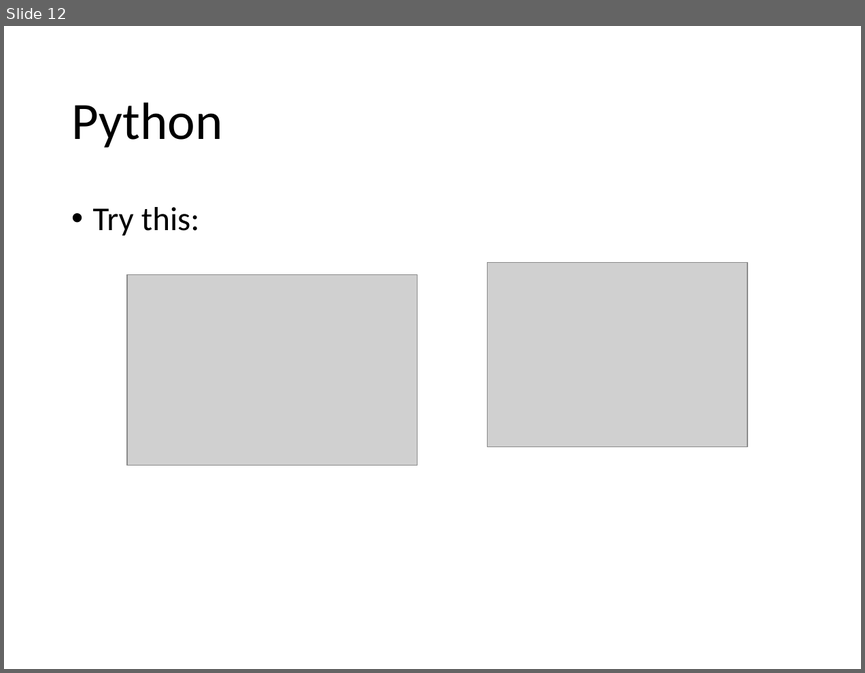
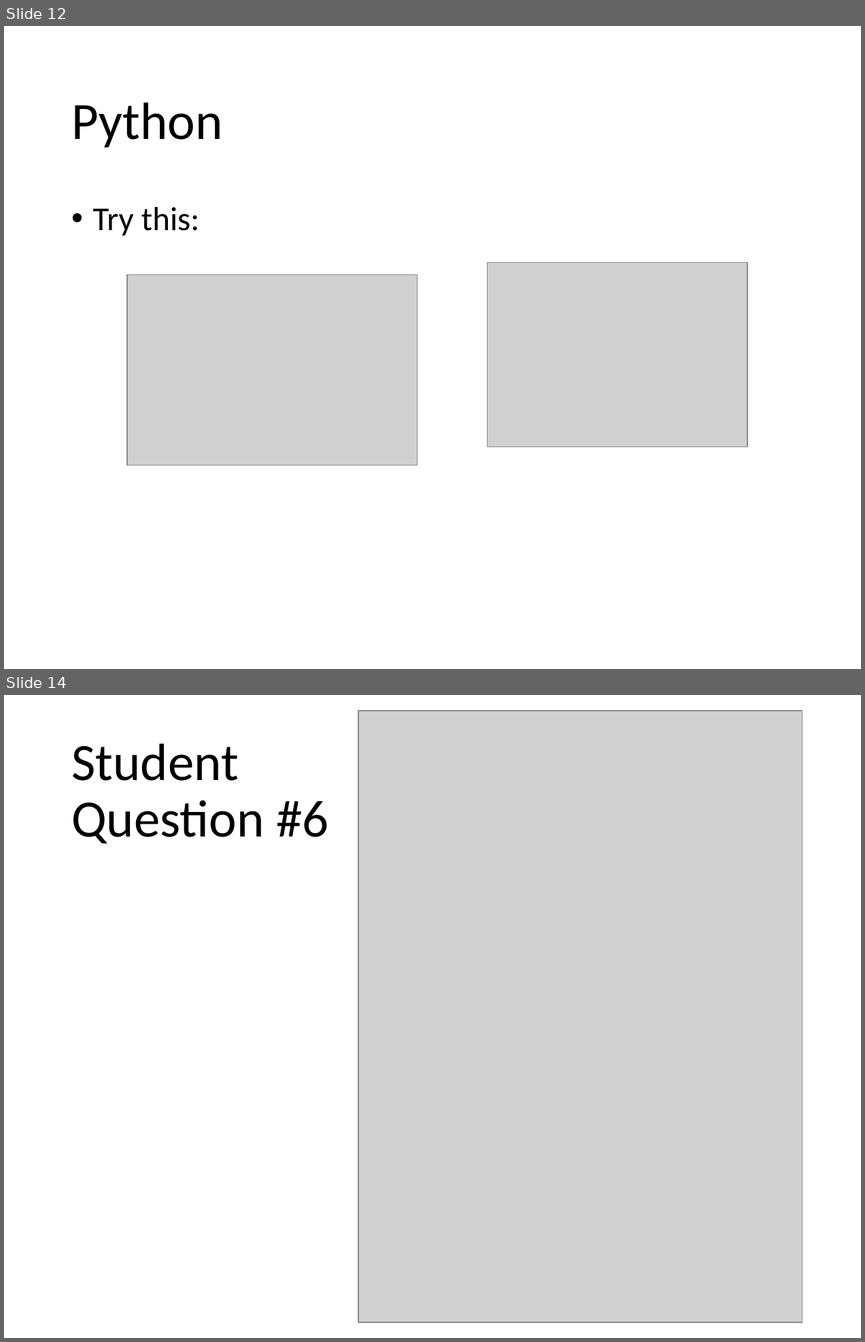
Before and after one commit to Greg5519/ICS3C0, a slide deck: Topic B Programming Skills/B.7 Lesson - ASCII Encoding.pptx. Shown one above the other, each under a label of ours: slide 12 before the commit, slides 12 and 14 after it; the slides between them are not shown. The pictures are 865x673 and 865x1342 pixels, drawn with LibreOffice and Linux fonts; fonts in the diff are those of the drawing; grey boxes stand for pictures. Boxes give left, top, right and bottom in pixels: in the first picture for what was removed or moved away, otherwise in the second. Text is boxed around its words. In the diff, an @@ line names an element or a change of style, - is before the commit and + after.

```diff
--- a/Topic B Programming Skills/B.7 Lesson - ASCII Encoding.pptx
+++ b/Topic B Programming Skills/B.7 Lesson - ASCII Encoding.pptx
@@ slide 14 added at box(4, 695, 861, 1338), background #FFFFFF @@
@@ picture added at box(359, 711, 802, 1322) @@
@@ title added at box(71, 743, 328, 844), 44 pt, text #000000 @@
+Student
+Question #6
```
Also in this commit, not shown: 1 other slide added.
